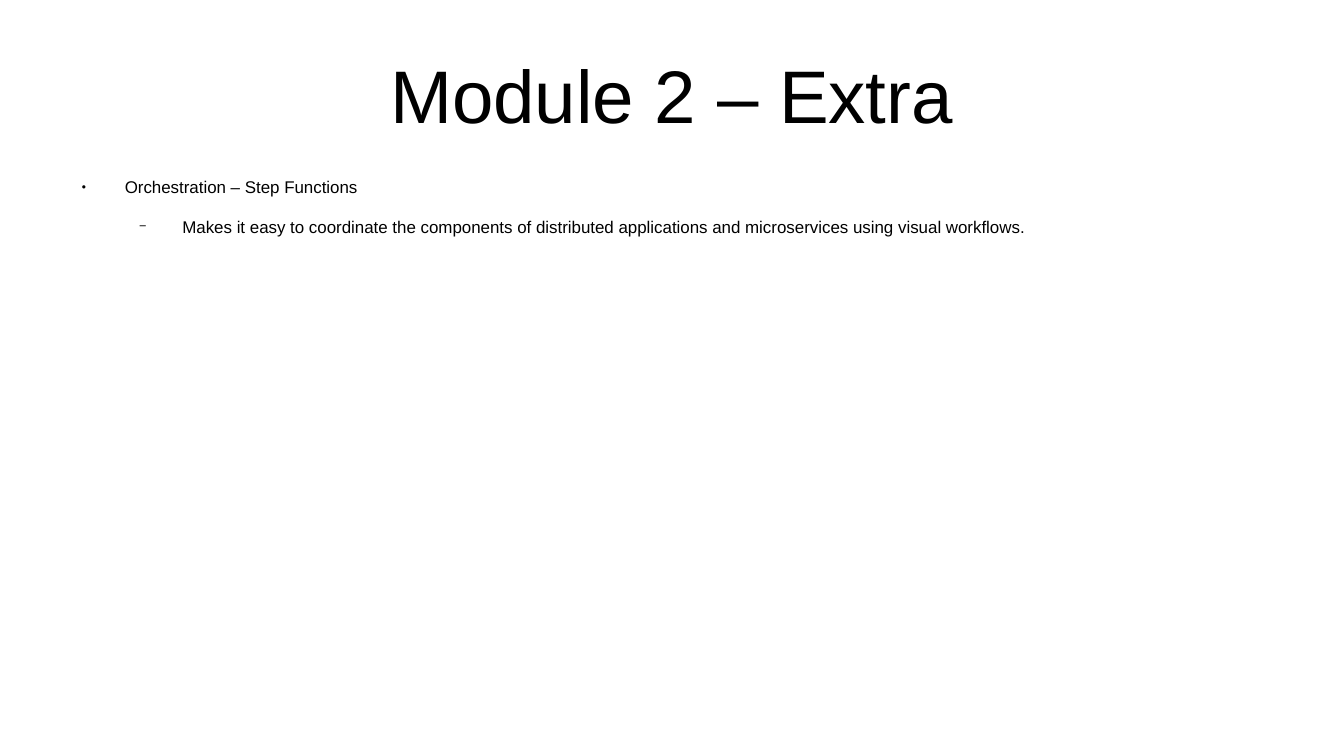
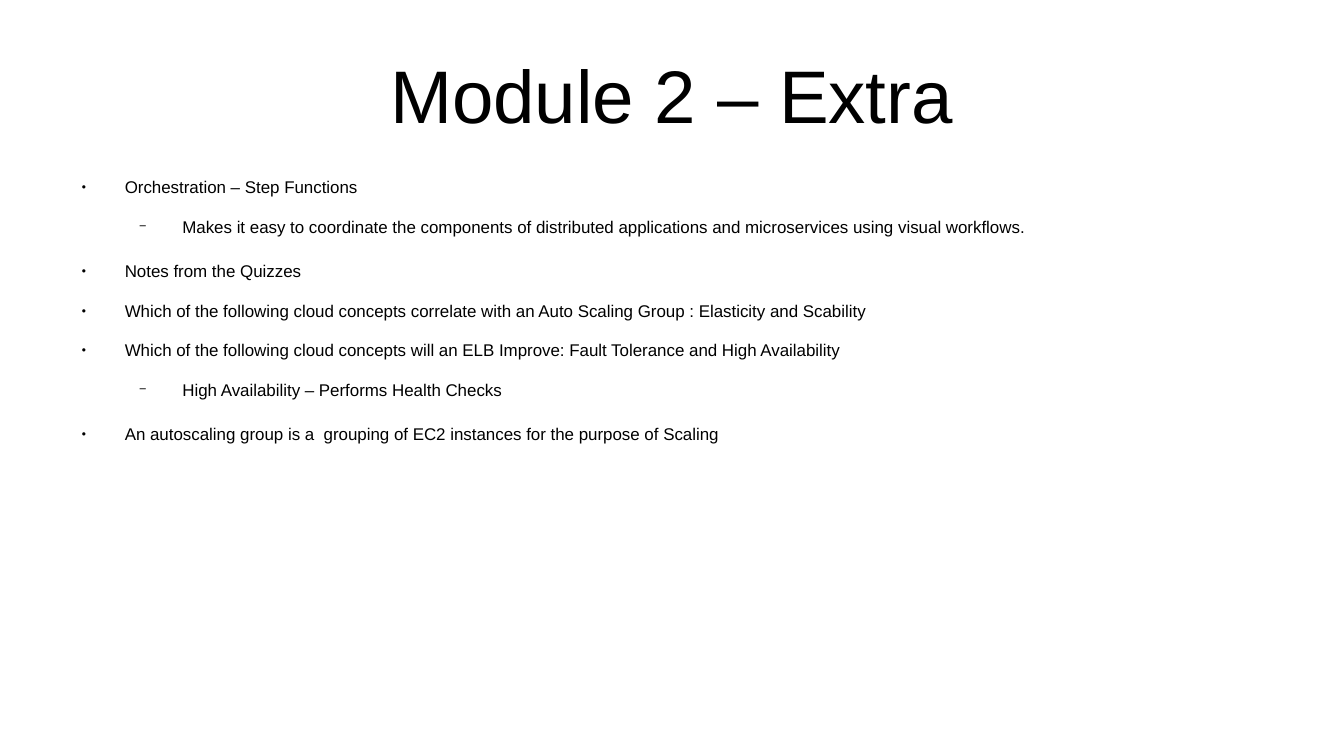
Before and after one commit to CharlesStockman/notesFromCourses, a slide deck: slide 33 of aws/cloud_practitioner/AWS.odp (slide 27 before the commit). Drawn at 1344x756 pixels with LibreOffice and Linux fonts; fonts in the diff are those of the drawing. Boxes give left, top, right and bottom in pixels: in the first picture for what was removed or moved away, otherwise in the second. Text is boxed around its words. In the diff, an @@ line names an element or a change of style, - is before the commit and + after.

```diff
--- a/aws/cloud_practitioner/AWS.odp
+++ b/aws/cloud_practitioner/AWS.odp
@@ text at [125, 264, 866, 444]: paragraphs added @@
+● Notes from the Quizzes
+● Which of the following cloud concepts correlate with an Auto Scaling Group : Elasticity and Scability
+● Which of the following cloud concepts will an ELB Improve: Fault Tolerance and High Availability
+  − High Availability – Performs Health Checks
+● An autoscaling group is a grouping of EC2 instances for the purpose of Scaling
```
Also in this commit, not shown: 8 other slides changed, 17 slides added, 2 other files.
